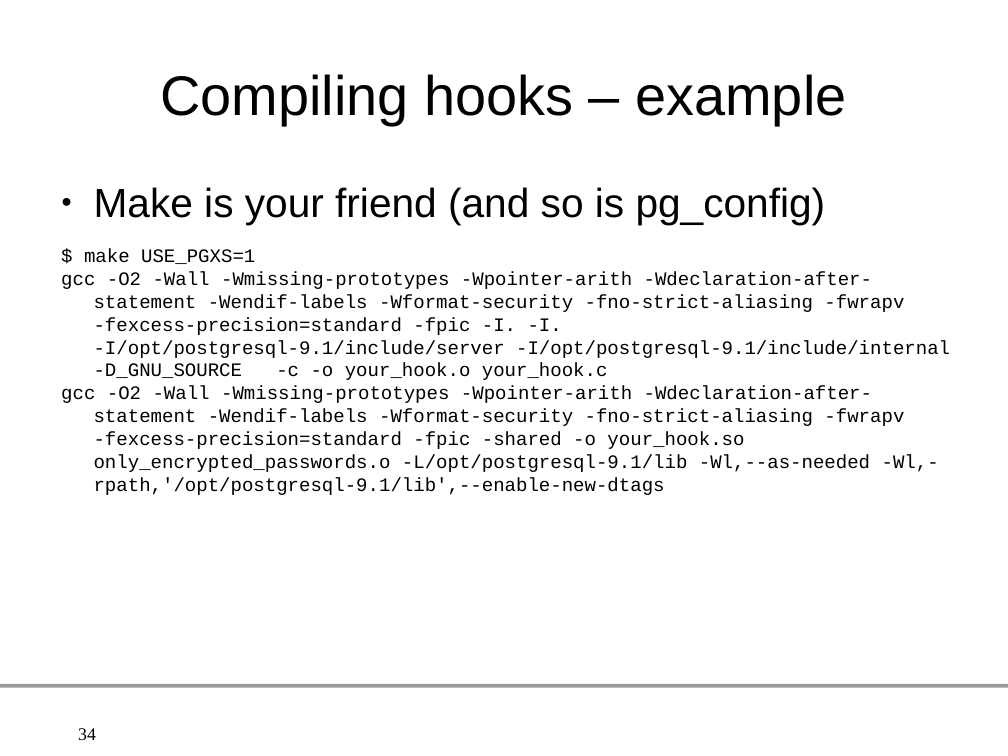
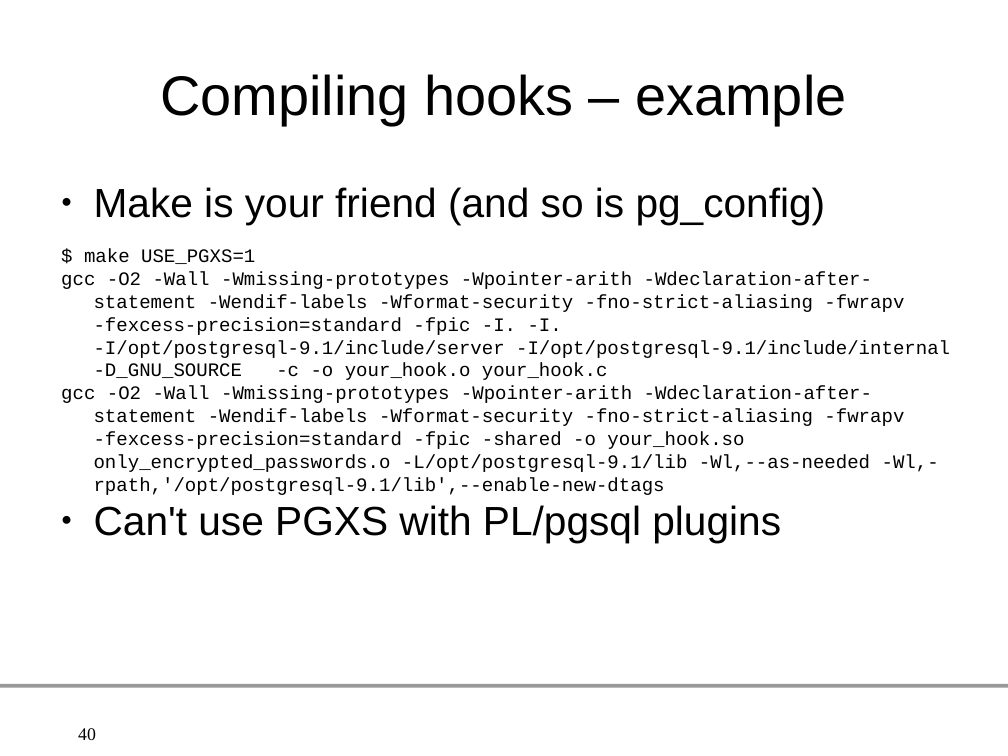
Before and after one commit to gleu/Hooks-in-PostgreSQL, a slide deck: slide 40 of hooks_in_postgresql.odp (slide 34 before the commit). Drawn at 1008x756 pixels with LibreOffice and Linux fonts; fonts in the diff are those of the drawing; background and template pictures are left out. Boxes give left, top, right and bottom in pixels: in the first picture for what was removed or moved away, otherwise in the second. Text is boxed around its words. In the diff, an @@ line names an element or a change of style, - is before the commit and + after.

Commit message:
Add more informations on PLpgsql plugin hooks, and an example

```diff
--- a/hooks_in_postgresql.odp
+++ b/hooks_in_postgresql.odp
@@ text at [94, 505, 781, 543]: paragraph added @@
+● Can't use PGXS with PL/pgsql plugins
@@ page number at [78, 728, 96, 740]: text changed @@
-34
+40
```
Also in this commit, not shown: 1 other slide changed, 7 slides added, 1 slide removed, 3 other files.
